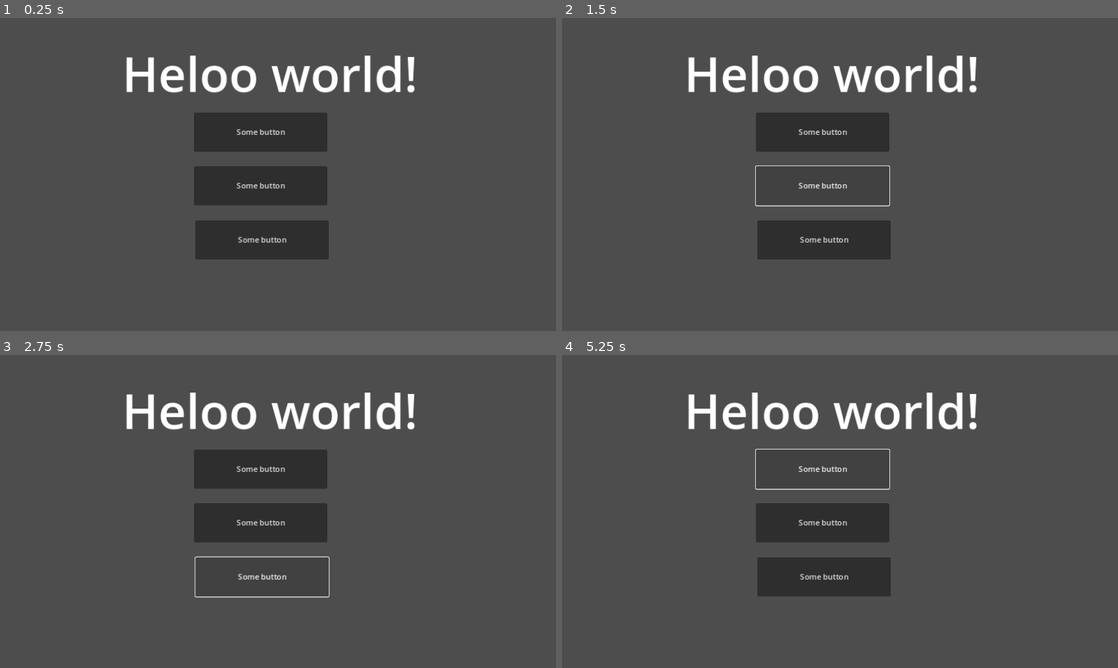
Above: before the commit, frames 1-4 (two rows, left to right).
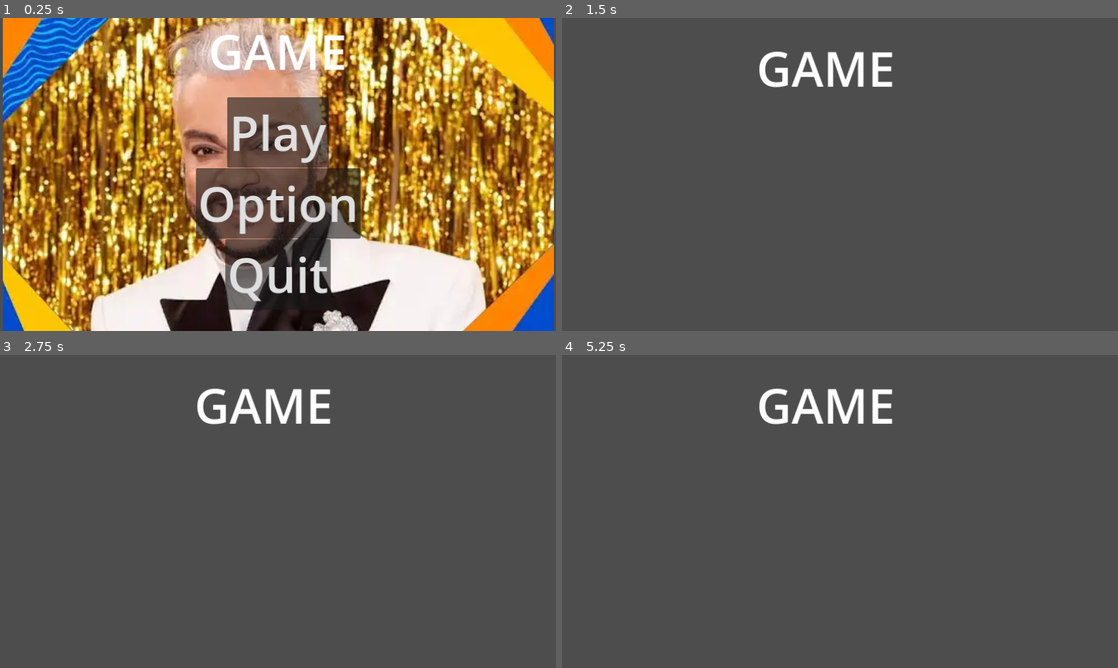
Above: after the commit, the same moments.

Repository: Yapomip/20241024gamejam
Game: Godot game, scene res://main.tscn
Same seed, same stepped clock (60 frames per second), same inputs: the game is played once before the commit and once after it. Before the commit the project starts from res://node_2d.tscn.
Inputs (mouse positions are in pixels of both pictures, inside the frame that each line leads up to):
- Up to frame 1 (0.25 s): no input
- Up to frame 2 (1.5 s): click (823, 130) at 0.5 s, where only the run before the commit has a clickable "Some button"; click (823, 187) at 1.25 s, where only the run before the commit has a clickable "Some button"
- Up to frame 3 (2.75 s): click (261, 577) at 2 s, where only the run before the commit has a clickable "Some button"
- Up to frame 4 (5.25 s): click (823, 467) at 2.75 s, where only the run before the commit has a clickable "Some button"; click (823, 524) at 3.5 s, where only the run before the commit has a clickable "Some button"; click (823, 577) at 4.25 s, where only the run before the commit has a clickable "Some button"; click (823, 467) at 5 s, where only the run before the commit has a clickable "Some button"

The runs differ from the first frame. In frame 1, 97% of the frame differs, in the area x 0-100%, y 0-100%; in frame 2, 9.1%; in frame 3, 9.2%; in frame 4, 9.1%.

Commit message:
GODOT attempt 2

Diff:
--- /dev/null
+++ b/godot/background.tscn
@@ -0,0 +1,20 @@
+[gd_scene load_steps=2 format=3 uid="uid://chyi3kiqkanid"]
+
+[ext_resource type="Texture2D" uid="uid://dulqehqa1kav4" path="res://download.webp" id="1_g1wia"]
+
+[node name="ParallaxBackground" type="ParallaxBackground"]
+
+[node name="Download" type="TextureRect" parent="."]
+anchors_preset = 8
+anchor_left = 0.5
+anchor_top = 0.5
+anchor_right = 0.5
+anchor_bottom = 0.5
+offset_left = -571.5
+offset_top = -330.0
+offset_right = 571.5
+offset_bottom = 330.0
+grow_horizontal = 2
+grow_vertical = 2
+texture = ExtResource("1_g1wia")
+stretch_mode = 5
--- /dev/null
+++ b/godot/container.gd
@@ -0,0 +1,11 @@
+extends Container
+
+
+# Called when the node enters the scene tree for the first time.
+func _ready() -> void:
+	pass # Replace with function body.
+
+
+# Called every frame. 'delta' is the elapsed time since the previous frame.
+func _process(delta: float) -> void:
+	pass
--- /dev/null
+++ b/godot/main.gd
@@ -0,0 +1,20 @@
+extends Control
+
+
+# Called when the node enters the scene tree for the first time.
+func _ready() -> void:
+	pass # Replace with function body.
+
+
+# Called every frame. 'delta' is the elapsed time since the previous frame.
+func _process(delta: float) -> void:
+	pass
+
+func _on_play_pressed() -> void:
+	get_tree().change_scene_to_file("res://play.tscn")
+
+func _on_option_pressed() -> void:
+	get_tree().change_scene_to_file("res://options.tscn")
+
+func _on_quit_pressed() -> void:
+	get_tree().quit()
--- a/godot/main.tscn
+++ b/godot/main.tscn
@@ -1,7 +1,93 @@
-[gd_scene load_steps=2 format=3 uid="uid://clwxk8eqk2rwv"]
+[gd_scene load_steps=4 format=3 uid="uid://bg7w661j67csu"]
 
-[ext_resource type="PackedScene" uid="uid://dp31vc2jm27id" path="res://node_2d.tscn" id="1_irn0b"]
+[ext_resource type="PackedScene" uid="uid://chyi3kiqkanid" path="res://background.tscn" id="1_6teob"]
+[ext_resource type="Script" path="res://main.gd" id="1_jaxph"]
 
-[node name="Main" type="Node"]
+[sub_resource type="Theme" id="Theme_4xjhj"]
 
-[node name="Node2D" parent="." instance=ExtResource("1_irn0b")]
+[node name="Main" type="Control"]
+layout_mode = 3
+anchors_preset = 15
+anchor_right = 1.0
+anchor_bottom = 1.0
+grow_horizontal = 2
+grow_vertical = 2
+script = ExtResource("1_jaxph")
+
+[node name="Label" type="Label" parent="."]
+layout_mode = 1
+anchors_preset = 10
+anchor_right = 1.0
+offset_bottom = 137.0
+grow_horizontal = 2
+theme_override_font_sizes/font_size = 100
+text = "GAME"
+horizontal_alignment = 1
+vertical_alignment = 1
+
+[node name="Control" type="Control" parent="."]
+custom_minimum_size = Vector2(100, 100)
+layout_mode = 1
+anchors_preset = 13
+anchor_left = 0.5
+anchor_right = 0.5
+anchor_bottom = 1.0
+offset_left = -50.0
+offset_top = 164.0
+offset_right = 50.0
+offset_bottom = -44.0
+grow_horizontal = 2
+grow_vertical = 2
+
+[node name="Play" type="Button" parent="Control"]
+custom_minimum_size = Vector2(100, 100)
+layout_mode = 1
+anchors_preset = 10
+anchor_right = 1.0
+offset_left = -54.5
+offset_right = 54.5
+offset_bottom = 145.0
+grow_horizontal = 2
+theme = SubResource("Theme_4xjhj")
+theme_override_font_sizes/font_size = 100
+text = "Play
+"
+
+[node name="Option" type="Button" parent="Control"]
+custom_minimum_size = Vector2(100, 100)
+layout_mode = 1
+anchors_preset = 14
+anchor_top = 0.5
+anchor_right = 1.0
+anchor_bottom = 0.5
+offset_left = -120.5
+offset_top = -72.5
+offset_right = 120.5
+offset_bottom = 72.5
+grow_horizontal = 2
+grow_vertical = 2
+theme = SubResource("Theme_4xjhj")
+theme_override_font_sizes/font_size = 100
+text = "Option
+"
+
+[node name="Quit" type="Button" parent="Control"]
+layout_mode = 1
+anchors_preset = 12
+anchor_top = 1.0
+anchor_right = 1.0
+anchor_bottom = 1.0
+offset_left = -58.5
+offset_top = -145.0
+offset_right = 58.5
+grow_horizontal = 2
+grow_vertical = 0
+theme = SubResource("Theme_4xjhj")
+theme_override_font_sizes/font_size = 100
+text = "Quit"
+
+[node name="ParallaxBackground" parent="." instance=ExtResource("1_6teob")]
+
+[connection signal="pressed" from="Control/Play" to="." method="_on_play_pressed"]
+[connection signal="pressed" from="Control/Option" to="." method="_on_option_pressed"]
+[connection signal="pressed" from="Control/Quit" to="." method="_on_quit_pressed"]
--- a/godot/node_2d.tscn
+++ /dev/null
@@ -1,36 +0,0 @@
-[gd_scene format=3 uid="uid://dp31vc2jm27id"]
-
-[node name="Node2D" type="Node2D"]
-metadata/_edit_group_ = true
-
-[node name="Label" type="Label" parent="."]
-offset_left = 221.0
-offset_top = 46.0
-offset_right = 898.0
-offset_bottom = 183.0
-theme_override_font_sizes/font_size = 100
-text = "Heloo world!"
-horizontal_alignment = 1
-vertical_alignment = 1
-
-[node name="Button" type="Button" parent="."]
-offset_left = 402.0
-offset_top = 196.0
-offset_right = 678.0
-offset_bottom = 277.0
-text = "Some button
-"
-
-[node name="Button2" type="Button" parent="."]
-offset_left = 402.0
-offset_top = 307.0
-offset_right = 678.0
-offset_bottom = 388.0
-text = "Some button"
-
-[node name="Button3" type="Button" parent="."]
-offset_left = 405.0
-offset_top = 419.0
-offset_right = 681.0
-offset_bottom = 500.0
-text = "Some button"
--- /dev/null
+++ b/godot/options.tscn
@@ -0,0 +1,20 @@
+[gd_scene load_steps=2 format=3 uid="uid://c74ckwuxltlp6"]
+
+[ext_resource type="PackedScene" uid="uid://chyi3kiqkanid" path="res://background.tscn" id="1_tfoo6"]
+
+[node name="Node2D" type="Node2D"]
+
+[node name="Label" type="Label" parent="."]
+clip_contents = true
+anchors_preset = 10
+anchor_right = 1.0
+offset_left = 343.0
+offset_top = 3.0
+offset_right = 782.0
+offset_bottom = 140.0
+grow_horizontal = 2
+theme_override_font_sizes/font_size = 100
+text = "OPTIONS"
+vertical_alignment = 1
+
+[node name="ParallaxBackground" parent="." instance=ExtResource("1_tfoo6")]
--- /dev/null
+++ b/godot/play.tscn
@@ -0,0 +1,24 @@
+[gd_scene load_steps=2 format=3 uid="uid://dakwed1r8csof"]
+
+[ext_resource type="Script" path="res://container.gd" id="1_5emrs"]
+
+[node name="Node2D" type="Node2D"]
+
+[node name="Label" type="Label" parent="."]
+offset_left = 403.0
+offset_top = 35.0
+offset_right = 690.0
+offset_bottom = 172.0
+theme_override_font_sizes/font_size = 100
+text = "GAME"
+horizontal_alignment = 1
+vertical_alignment = 1
+
+[node name="Container" type="Container" parent="."]
+anchors_preset = -1
+offset_left = -32.0
+offset_right = 241.0
+offset_bottom = 96.0
+grow_horizontal = 2
+grow_vertical = 2
+script = ExtResource("1_5emrs")
--- a/godot/project.godot
+++ b/godot/project.godot
@@ -11,7 +11,7 @@
 [application]
 
 config/name="godot"
-run/main_scene="res://node_2d.tscn"
+run/main_scene="res://main.tscn"
 config/features=PackedStringArray("4.3", "Forward Plus")
 config/icon="res://icon.svg"
 
--- a/godot/sprite.gd
+++ /dev/null
@@ -1,24 +0,0 @@
-extends Sprite2D
-
-func _init():
-	visible = not visible
-	print("Hello, world!")
-
-var speed = 400
-var angular_speed = PI
-
-func _process(delta):
-	rotation += angular_speed * delta
-	var velocity = Vector2.UP.rotated(rotation) * speed
-	position += velocity * delta
-
-func _on_timer_timeout():
-	# visible = not visible
-	speed += 0
-func _ready():
-	var timer = get_node("Timer")
-	timer.timeout.connect(_on_timer_timeout)
-
-
-func _on_button_pressed() -> void:
-	set_process(not is_processing())
--- a/godot/sprite.tscn
+++ /dev/null
@@ -1,9 +0,0 @@
-[gd_scene load_steps=3 format=3 uid="uid://c5sr7jv5fv1b5"]
-
-[ext_resource type="Texture2D" uid="uid://dysqomvu1ukya" path="res://icon.svg" id="1_h1r6q"]
-[ext_resource type="Script" path="res://sprite.gd" id="2_vss23"]
-
-[node name="Sprite2D" type="Sprite2D"]
-position = Vector2(232, 201)
-texture = ExtResource("1_h1r6q")
-script = ExtResource("2_vss23")
Binary file added: godot/download.webp
Not shown, added: godot/download.webp.import
